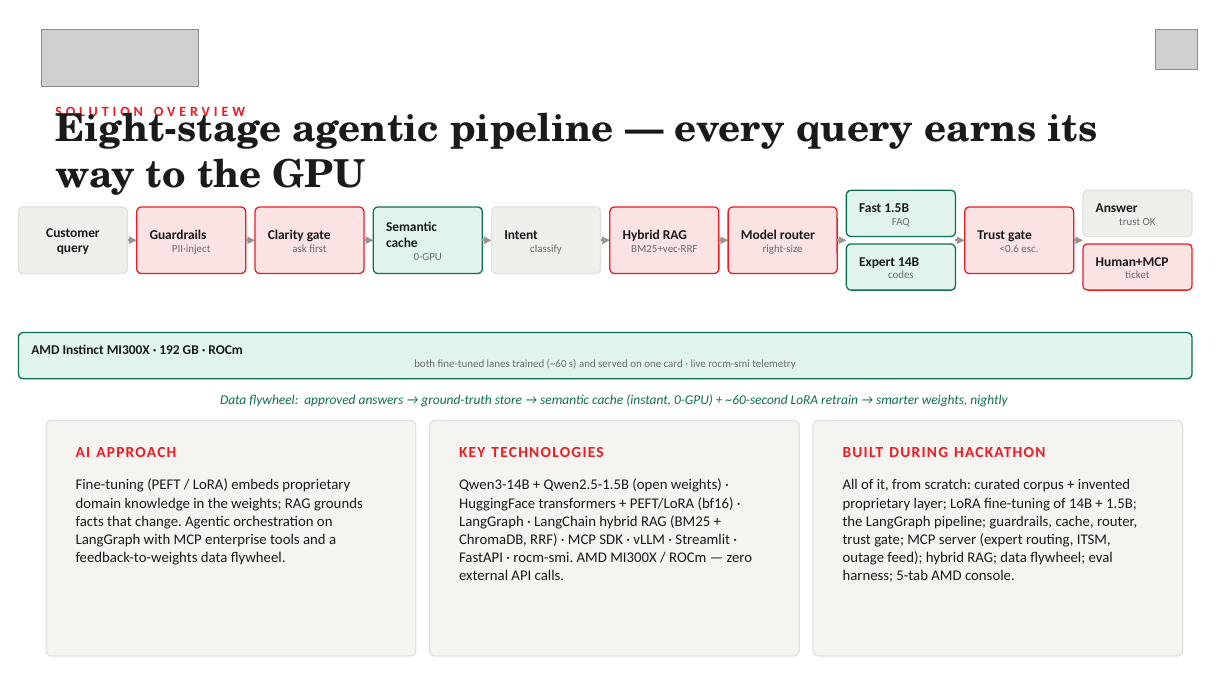
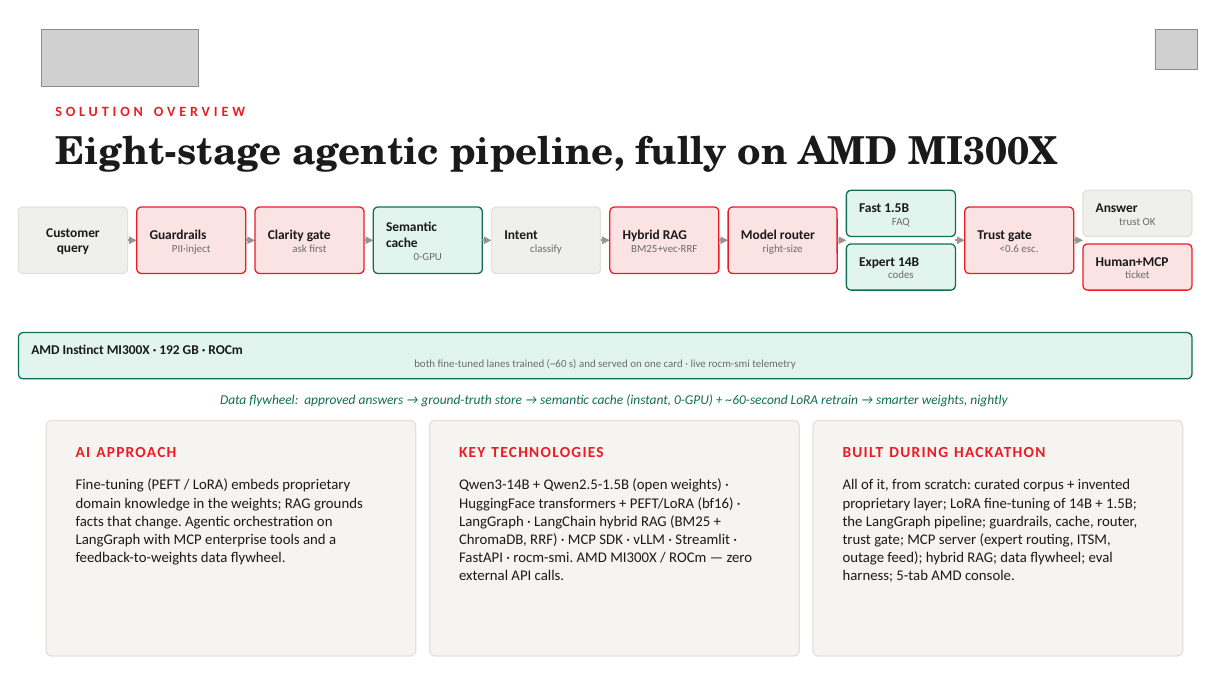
Before and after one commit to Prash8830/amd, a slide deck: slide 4 of submission/TCS_AMD_AI_Hackathon_Submission_TruthLine.pptx. Drawn at 1232x693 pixels with LibreOffice and Linux fonts; fonts in the diff are those of the drawing; grey boxes stand for pictures. Boxes give left, top, right and bottom in pixels: in the first picture for what was removed or moved away, otherwise in the second. Text is boxed around its words. In the diff, an @@ line names an element or a change of style, - is before the commit and + after.

```diff
--- a/submission/TCS_AMD_AI_Hackathon_Submission_TruthLine.pptx
+++ b/submission/TCS_AMD_AI_Hackathon_Submission_TruthLine.pptx
@@ text at [55,135,1058,172]: text changed @@
-Eight-stage agentic pipeline — every query earns its way to the GPU
+Eight-stage agentic pipeline, fully on AMD MI300X
```
Also in this commit, not shown: 4 other slides changed, 1 other file.
